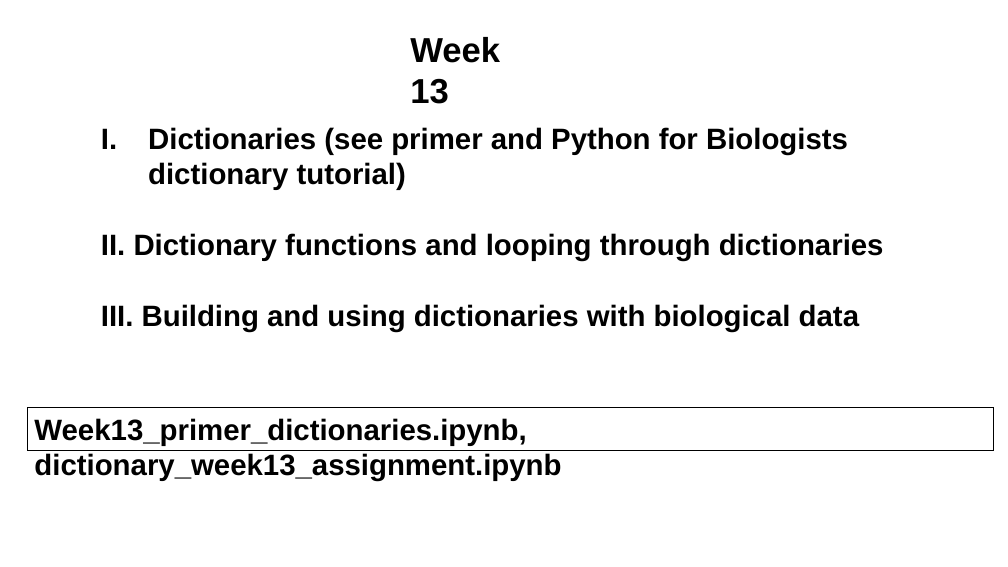
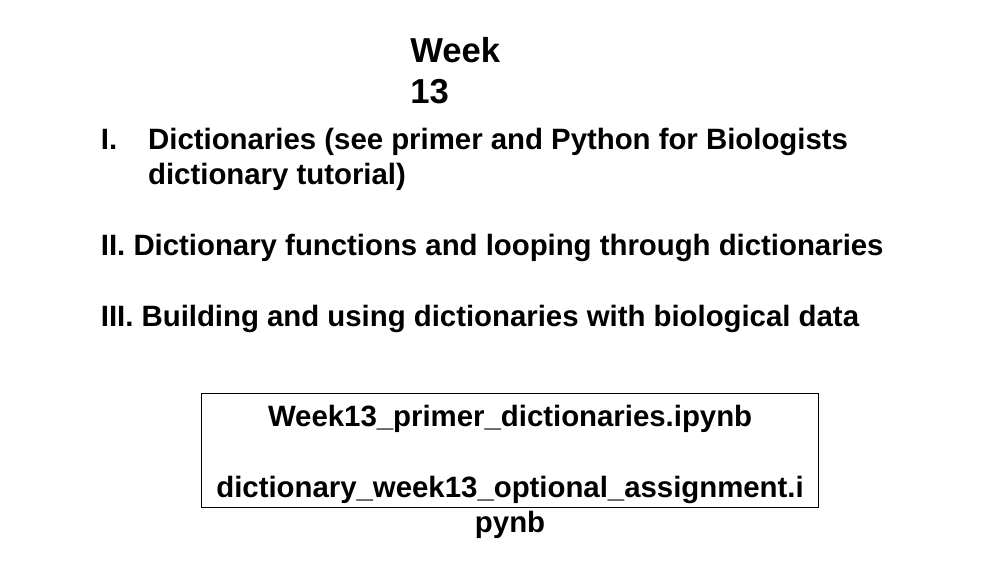
Before and after one commit to tparchman/F26_BIOL792, a slide deck: slide 1 of week13_python_dictionaries/dictionaries_week13.pptx. Drawn at 1008x567 pixels with LibreOffice and Linux fonts; fonts in the diff are those of the drawing. Boxes give left, top, right and bottom in pixels: in the first picture for what was removed or moved away, otherwise in the second. Text is boxed around its words. In the diff, an @@ line names an element or a change of style, - is before the commit and + after.

```diff
--- a/week13_python_dictionaries/dictionaries_week13.pptx
+++ b/week13_python_dictionaries/dictionaries_week13.pptx
@@ rectangle "Week13_primer_dictionaries.ipynb": place and size @@
-rectangle "Week13_primer_dictionaries.ipynb" at <box>27,408,994,451</box>
+rectangle "Week13_primer_dictionaries.ipynb" at <box>201,393,819,507</box>
@@ text in rectangle at <box>216,404,803,502</box>: text changed @@
-Week13_primer_dictionaries.ipynb, dictionary_week13_assignment.ipynb
+Week13_primer_dictionaries.ipynb
+dictionary_week13_optional_assignment.ipynb
```
Also in this commit, not shown: 2 other slides changed, 1 slide removed, 4 other files.
